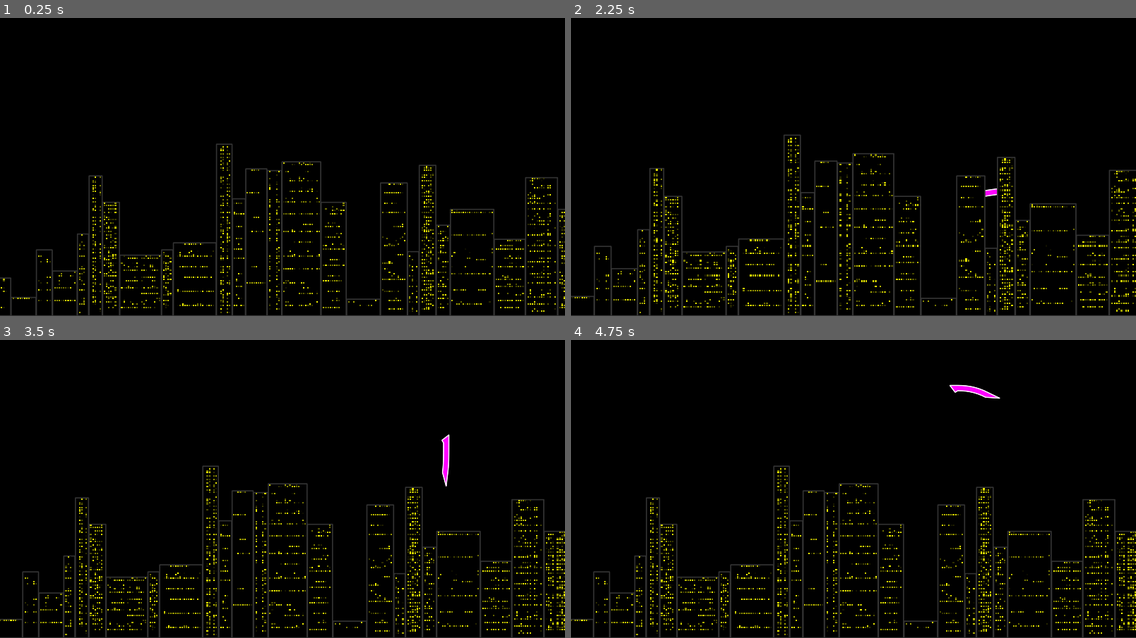
Above: before the commit, frames 1-4 (two rows, left to right).
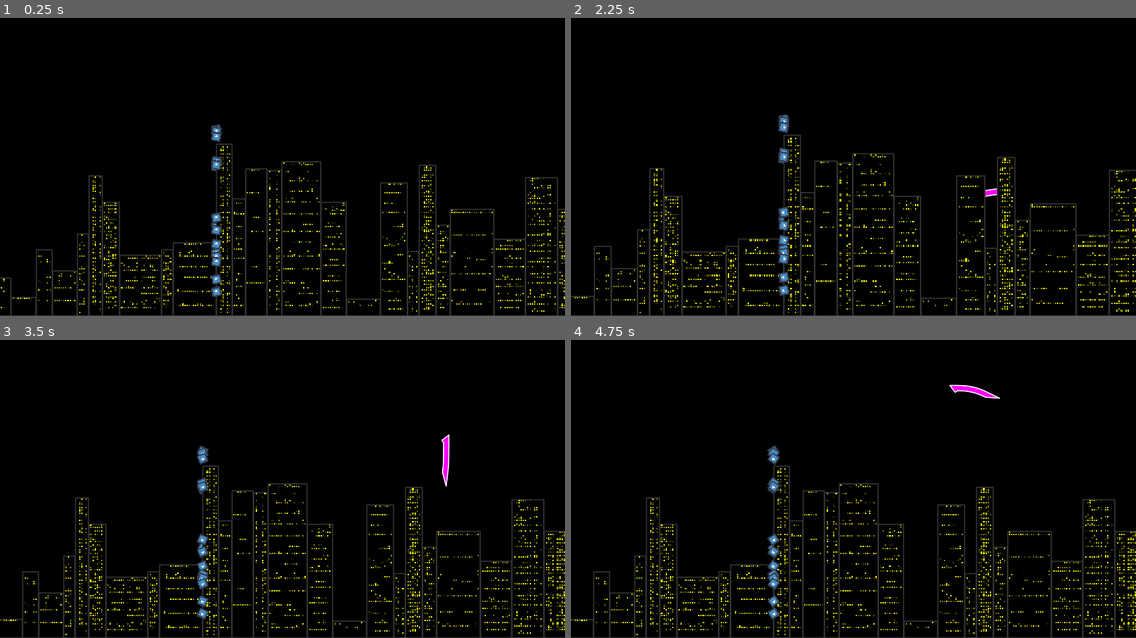
Above: after the commit, the same moments.

Repository: elektito/wyrmsim
Game: Godot game, scene res://World.tscn
The game is run twice, just before and just after one commit, with the same random seed, the same clock (stepped at 60 frames per second) and the same inputs. The engine's default icon, where the game draws it, is replaced by a stand-in: a white triangle on a blue panel in a dark square.
Inputs (mouse positions are in pixels of both pictures, inside the frame that each line leads up to):
- Up to frame 1 (0.25 s): no input
- Up to frame 2 (2.25 s): tap Enter at 0.5 s; move the mouse to (977, 140) at 0.52 s; hold W (up) 0.53-1.28 s; tap N (add_segment) at 0.6 s; move the mouse to (740, 172) at 1.27 s; hold S (down) 1.28-2.03 s; tap D (remove_segment) at 1.35 s; move the mouse to (910, 86) at 2.02 s; hold W (up) from 2.03 s (still down); tap Mouse wheel up (zoom_in) at 2.1 s
- Up to frame 3 (3.5 s): keep holding W (up); move the mouse to (254, 542) at 2.77 s; tap Mouse wheel down (zoom_out) at 2.85 s
- Up to frame 4 (4.75 s): move the mouse to (1023, 527) at 3.52 s; release W (up) at 3.53 s; hold A (left) from 3.53 s (still down); tap N (add_segment) at 3.6 s; move the mouse to (684, 432) at 4.27 s; tap D (remove_segment) at 4.35 s

The runs differ from the first frame. In frame 1, 0.5% of the frame differs, in the area x 37-40%, y 35-94%; in frame 2, 0.6%, in the area x 36-39%, y 32-94%; in frame 3, 0.5%; in frame 4, 0.6%.

Commit message:
Add collectibles

Diff:
--- /dev/null
+++ b/Collectible.gd
@@ -0,0 +1,21 @@
+extends Area2D
+
+signal collected()
+
+var rotation_dir := 1.0
+var rotation_speed := PI / 4
+
+func _ready():
+	rotation_dir = 1.0 if randf() < 0.5 else -1.0
+
+
+func _physics_process(delta):
+	rotation += rotation_dir * rotation_speed * delta
+
+
+func _on_Collectible_area_entered(area):
+	emit_signal('collected')
+
+
+func _on_Collectible_body_entered(body):
+	emit_signal('collected')
--- /dev/null
+++ b/Collectible.tscn
@@ -0,0 +1,21 @@
+[gd_scene load_steps=4 format=2]
+
+[ext_resource path="res://icon.png" type="Texture" id=1]
+[ext_resource path="res://Collectible.gd" type="Script" id=2]
+
+[sub_resource type="RectangleShape2D" id=1]
+extents = Vector2( 31, 31 )
+
+[node name="Collectible" type="Area2D"]
+monitorable = false
+collision_layer = 2
+script = ExtResource( 2 )
+
+[node name="sprite" type="Sprite" parent="."]
+texture = ExtResource( 1 )
+
+[node name="shape" type="CollisionShape2D" parent="."]
+shape = SubResource( 1 )
+
+[connection signal="area_entered" from="." to="." method="_on_Collectible_area_entered"]
+[connection signal="body_entered" from="." to="." method="_on_Collectible_body_entered"]
--- a/World.gd
+++ b/World.gd
@@ -80,6 +80,10 @@
 	update_buildings()
 
 
+func _on_collectible_collected(collectible):
+	collectible.queue_free()
+
+
 func update_buildings():
 	var x : float = to_local(camera.global_position).x
 	var blockx : float = x - fmod(x, BLOCK_SIZE)
@@ -124,6 +128,9 @@
 			width += remaining_width
 		var building = generate_building(x, width)
 		add_child(building)
+		var collectible = generate_collectible(building)
+		if collectible != null:
+			add_child(collectible)
 		x += width
 		if bx in block_buildings:
 			block_buildings[bx].append(building)
@@ -154,3 +161,13 @@
 	b.rect_size = Vector2(width, height)
 
 	return b
+
+func generate_collectible(building):
+	var x: float = building.rect_global_position.x
+	if noise.get_noise_1d(x) < 0.2:
+		return null
+	var c = preload("res://Collectible.tscn").instance()
+	c.global_position.x = x + building.rect_size.x / 2.0
+	c.global_position.y = scrh - building.rect_size.y - 50
+	c.connect("collected", self, '_on_collectible_collected', [c])
+	return c
--- a/project.godot
+++ b/project.godot
@@ -73,6 +73,11 @@
  ]
 }
 
+[layer_names]
+
+2d_physics/layer_1="wyrm"
+2d_physics/layer_2="collectible"
+
 [physics]
 
 common/enable_pause_aware_picking=true
